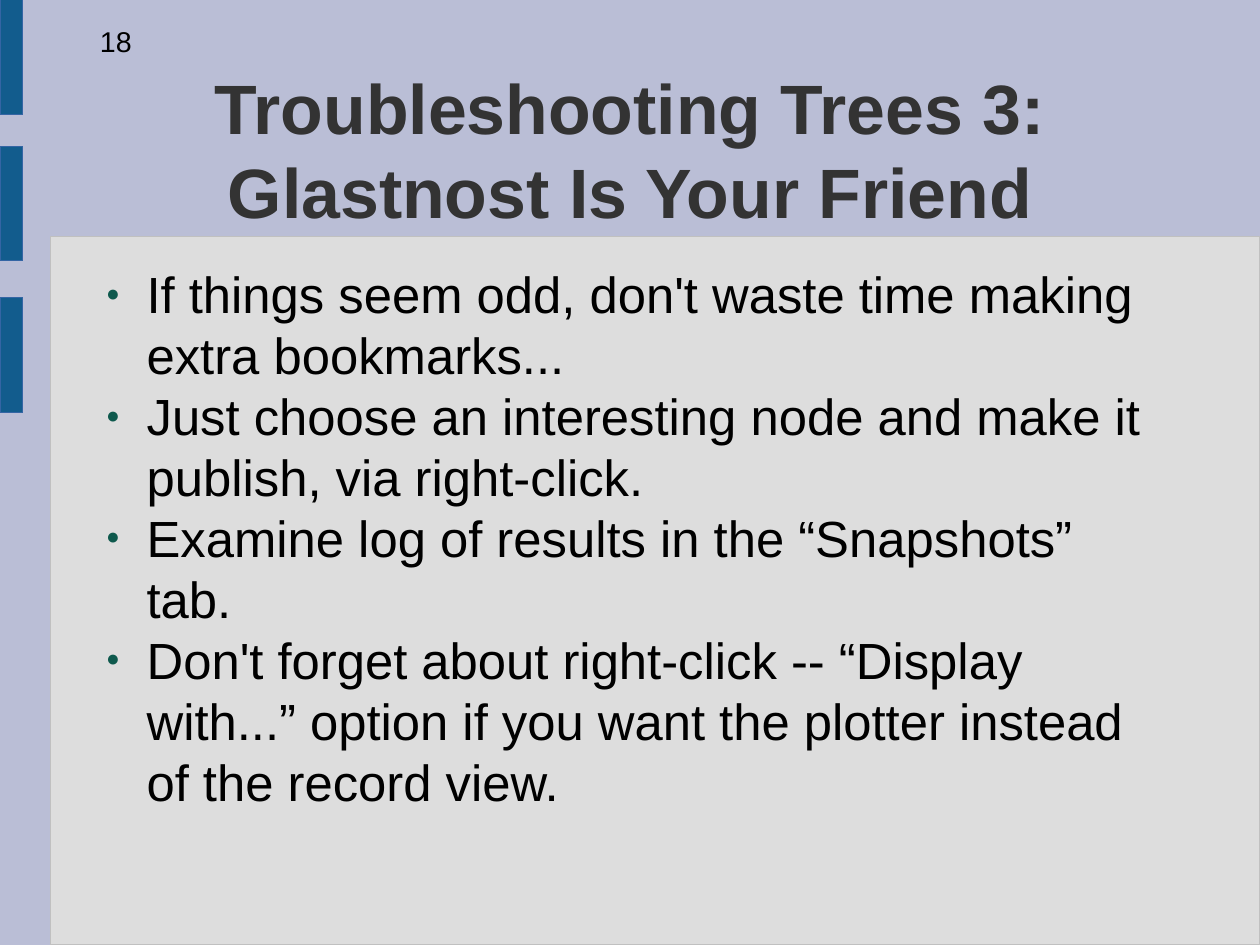
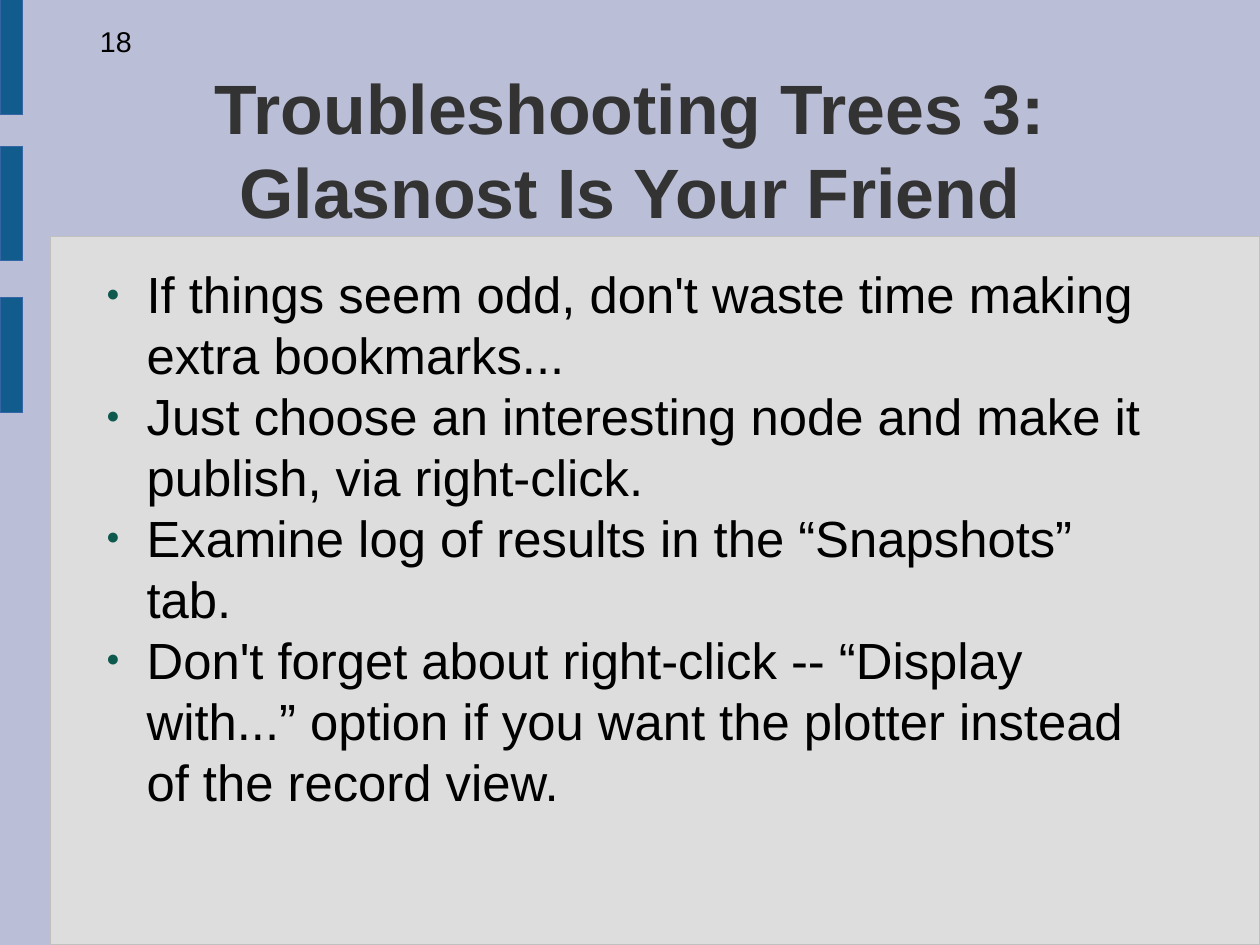
Before and after one commit to ratt-ru/meqtrees-timba, a slide deck: slide 18 of doc/Courses/Workshop2006-Presentations/5-LSM-Design-Debugging.odp. Drawn at 1260x945 pixels with LibreOffice and Linux fonts; fonts in the diff are those of the drawing. Boxes give left, top, right and bottom in pixels: in the first picture for what was removed or moved away, otherwise in the second. Text is boxed around its words. In the diff, an @@ line names an element or a change of style, - is before the commit and + after.

```diff
--- a/doc/Courses/Workshop2006-Presentations/5-LSM-Design-Debugging.odp
+++ b/doc/Courses/Workshop2006-Presentations/5-LSM-Design-Debugging.odp
@@ title at (215,83,1045,219): text changed @@
-Troubleshooting Trees 3:
-Glastnost Is Your Friend
+Troubleshooting Trees 3:
+Glasnost Is Your Friend
```
Also in this commit, not shown: 19 other slides changed, 2 slides removed, 1 other file.
